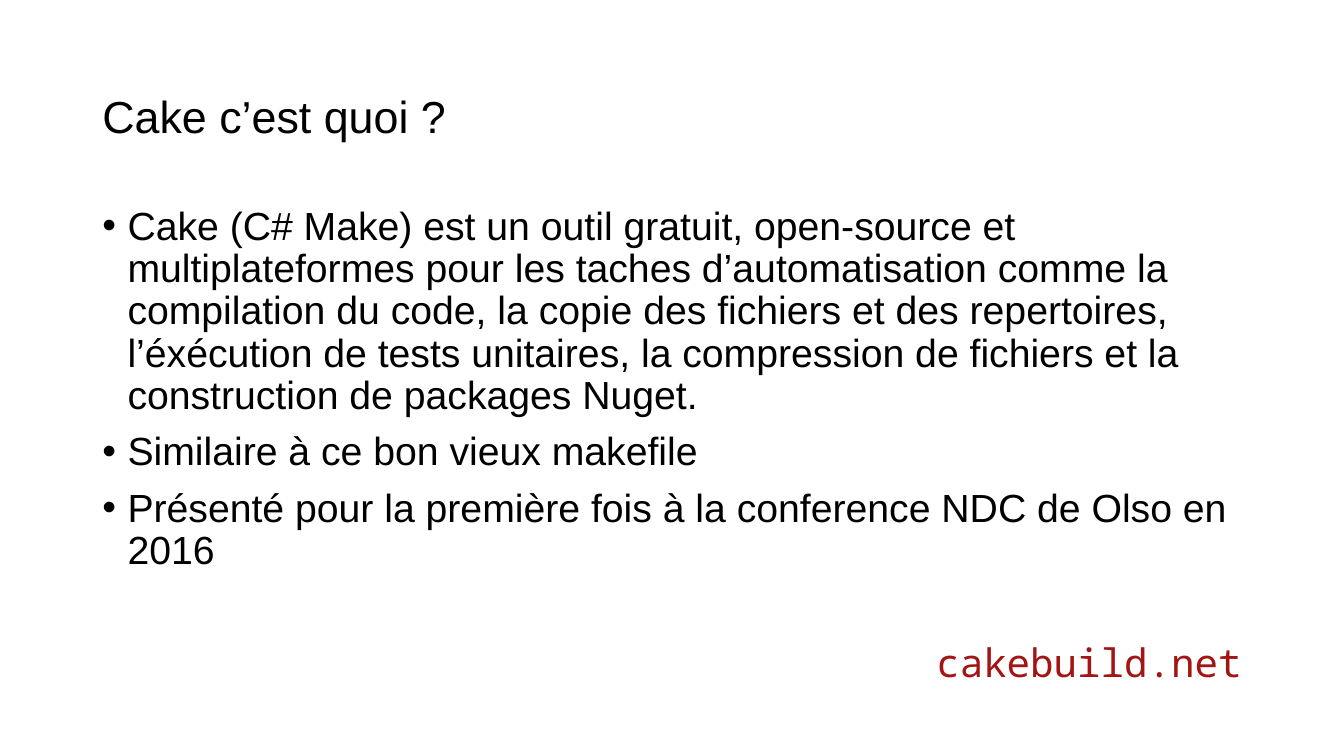
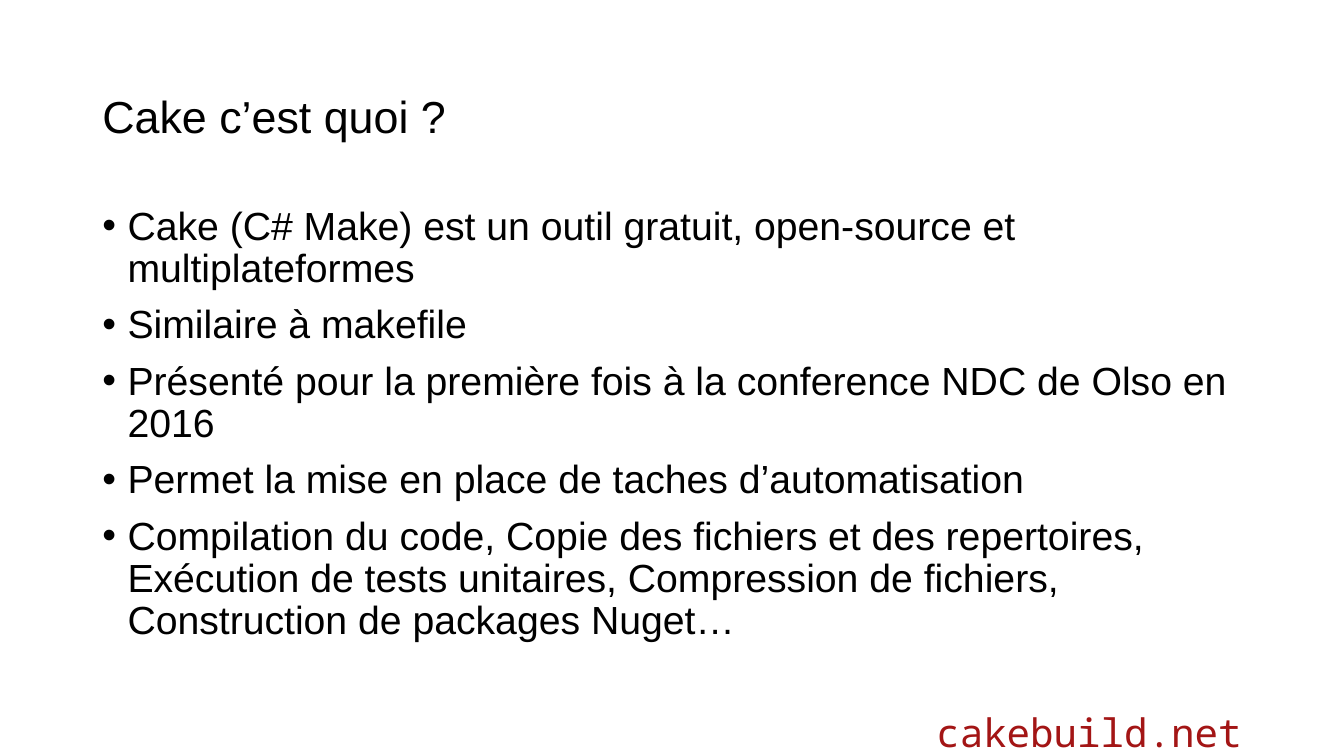
Before and after one commit to actarus108/cakedemo, a slide deck: slide 2 of JEDI/Jedi Novembre 2022.pptx (slide 3 before the commit). Drawn at 1344x756 pixels with LibreOffice and Linux fonts; fonts in the diff are those of the drawing; background and template pictures are left out. Boxes give left, top, right and bottom in pixels: in the first picture for what was removed or moved away, otherwise in the second. Text is boxed around its words. In the diff, an @@ line names an element or a change of style, - is before the commit and + after.

Commit message:
update presentation

```diff
--- a/JEDI/Jedi Novembre 2022.pptx
+++ b/JEDI/Jedi Novembre 2022.pptx
@@ text at box(128, 211, 1016, 339): text changed @@
-• Cake (C# Make) est un outil gratuit, open-source et multiplateformes pour les taches d’automatisation comme la compilation du code, la copie des fichiers et des repertoires, l’éxécution de tests unitaires, la compression de fichiers et la construction de packages Nuget.
-• Similaire à ce bon vieux makefile
+• Cake (C# Make) est un outil gratuit, open-source et multiplateformes
+• Similaire à makefile
@@ text at box(128, 464, 1144, 642): paragraphs added @@
+• Permet la mise en place de taches d’automatisation
+• Compilation du code, Copie des fichiers et des repertoires, Exécution de tests unitaires, Compression de fichiers, Construction de packages Nuget…
```
Also in this commit, not shown: 2 other slides changed, 1 slide added, 2 slides removed.
